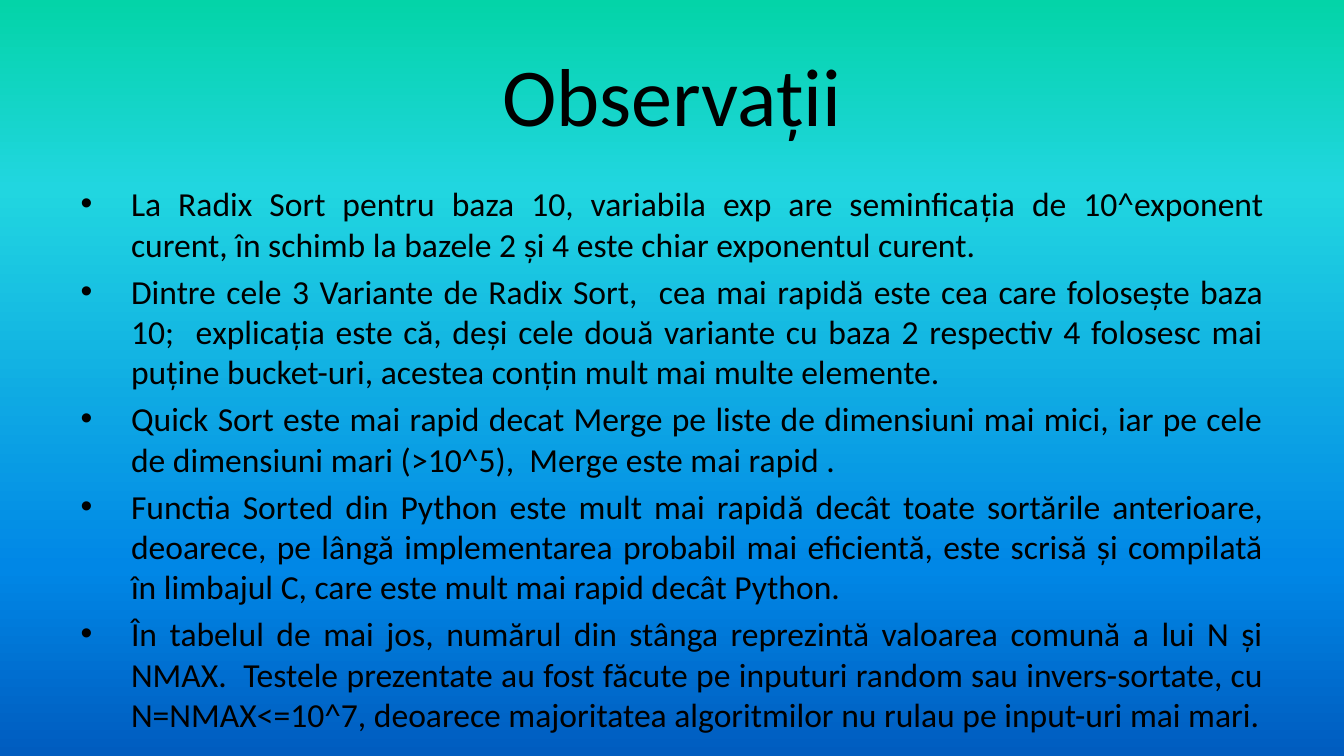
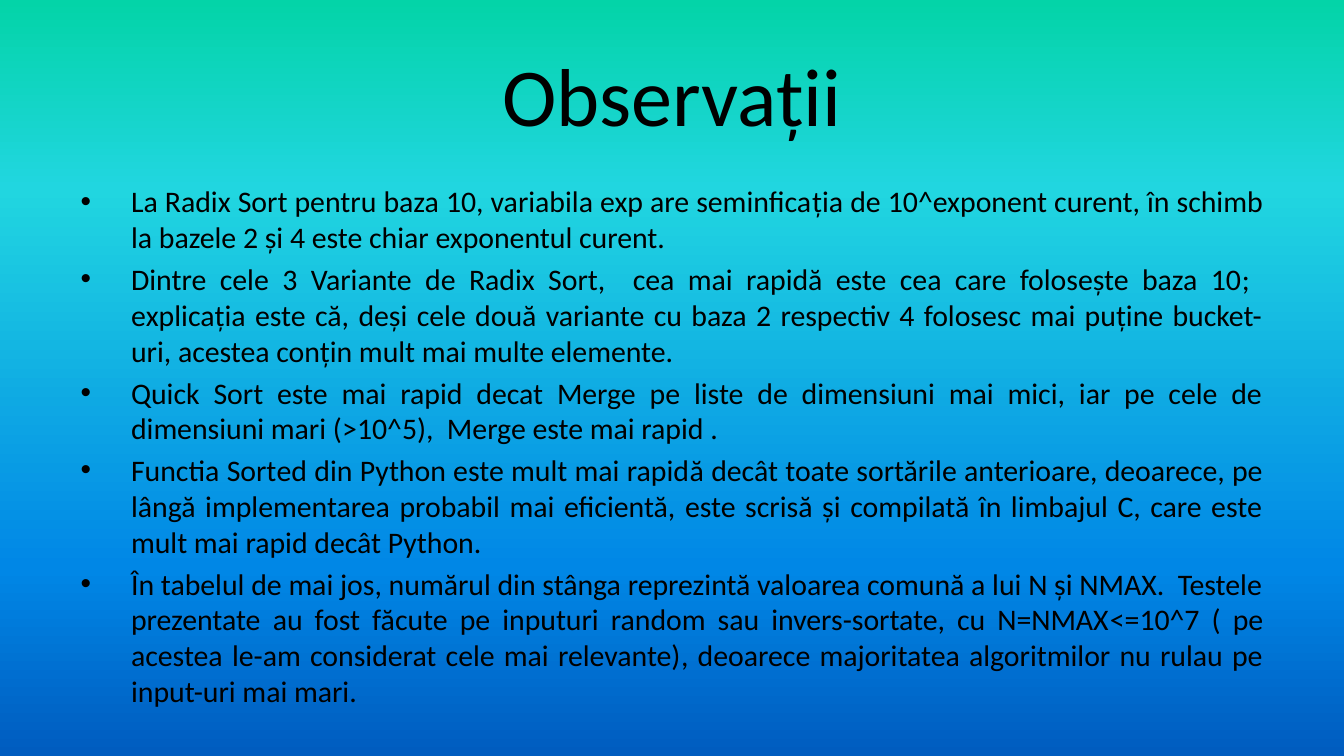
Before and after one commit to alexoporanu/tema-sortari, a slide deck: slide 21 of TemăSortări.pptx. Drawn at 1344x756 pixels with LibreOffice and Linux fonts; fonts in the diff are those of the drawing. Boxes give left, top, right and bottom in pixels: in the first picture for what was removed or moved away, otherwise in the second. Text is boxed around its words. In the diff, an @@ line names an element or a change of style, - is before the commit and + after.

```diff
--- a/TemăSortări.pptx
+++ b/TemăSortări.pptx
@@ text at box(131, 191, 1263, 558): size 18 to 16 pt in "La Radix Sort pentru baza 10, variabila ...", "Dintre cele 3 Variante de Radix Sort, ...", "Quick Sort este mai rapid decat Merge ...", "Functia Sorted din Python este mult mai ..." @@
@@ text at box(131, 570, 1263, 671): text changed; size 18 to 16 pt @@
-• În tabelul de mai jos, numărul din stânga reprezintă valoarea comună a lui N și NMAX. Testele prezentate au fost făcute pe inputuri random sau invers-sortate, cu N=NMAX<=10^7, deoarece majoritatea algoritmilor nu rulau pe input-uri mai mari.
+• În tabelul de mai jos, numărul din stânga reprezintă valoarea comună a lui N și NMAX. Testele prezentate au fost făcute pe inputuri random sau invers-sortate, cu N=NMAX<=10^7 ( pe acestea le-am considerat cele mai relevante), deoarece majoritatea algoritmilor nu rulau pe input-uri mai mari.
```
Also in this commit, not shown: 4 other slides changed.
